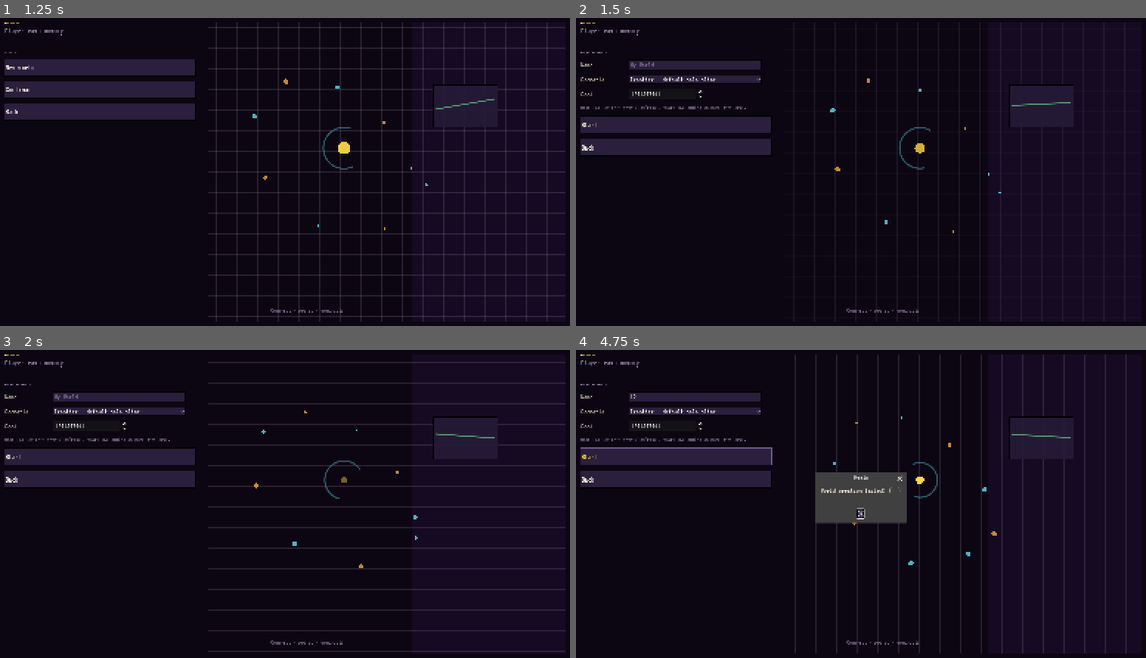
Above: before the commit, frames 1-4 (two rows, left to right).
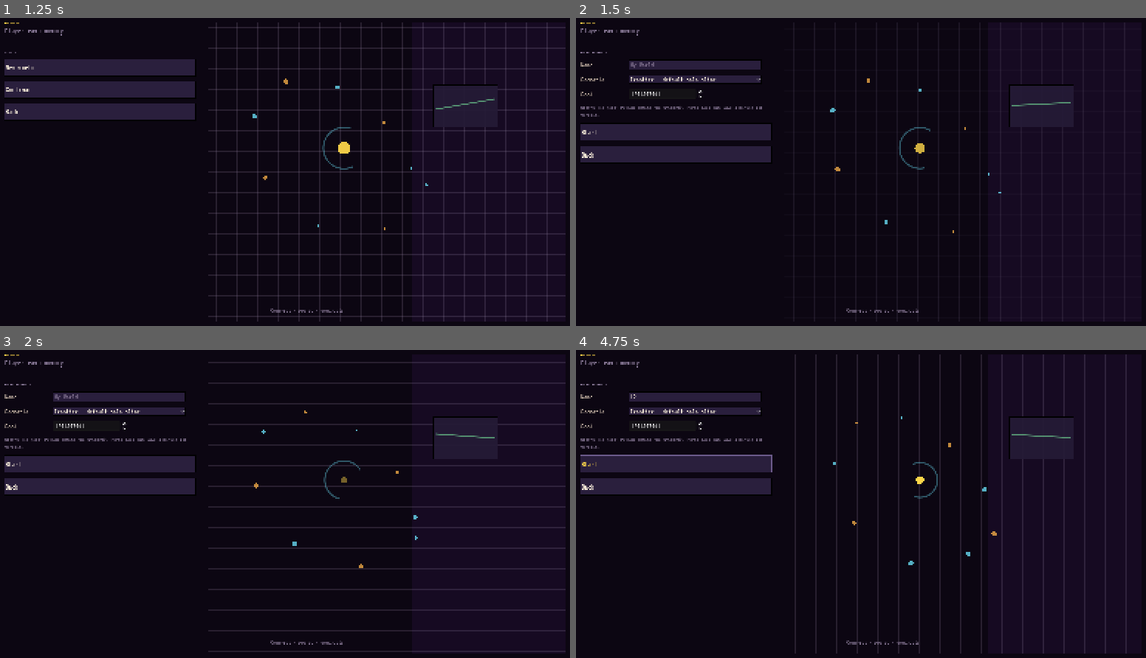
Above: after the commit, the same moments.

Repository: at6132/econ
Game: Godot game, scene res://scenes/GameHome.tscn
Same seed, same stepped clock (60 frames per second), same inputs: the game is played once before the commit and once after it.
Inputs (mouse positions are in pixels of both pictures, inside the frame that each line leads up to):
- Up to frame 1 (1.25 s): click "Solo" at 0.5 s
- Up to frame 2 (1.5 s): click "New world" at 1.25 s
- Up to frame 3 (2 s): no input
- Up to frame 4 (4.75 s): click (695, 396) at 2.02 s; type "12" at 2.1 s; click "Frontier — default solo slice" at 2.75 s; click "Frontier — default solo slice" at 3.5 s; click "Start" at 4.25 s

Frame 1 is identical in both runs. In frame 2, 3.1% of the frame differs, in the area x 0-35%, y 28-47%; in frame 3, 3.1%; in frame 4, 6.0%, in the area x 0-59%, y 28-57%.

Commit message:
feat(client): enhance connection handling and API integration
- Updated WS.gd to conditionally connect based on Transport mode.
- Added Transport autoload reference in project.godot.
- Refactored API.gd to utilize Transport for HTTP requests, simplifying the code.
- Improved GameHome.gd to ensure the local engine is ready before operations, enhancing user experience.

Co-authored-by: Cursor <cursoragent@cursor.com>

Diff:
--- a/realm_client/autoloads/API.gd
+++ b/realm_client/autoloads/API.gd
@@ -1,95 +1,27 @@
 extends Node
-## Single entry point for HTTP calls to the Realm FastAPI server.
-## Endpoints and query shapes match ``engine/realm/api/routes_*.py`` (not legacy stubs).
-
-const BASE := "http://127.0.0.1:8000"
-## Not ``const``: ``PackedStringArray([...])`` is not a constant expression in GDScript.
-var HEADERS: PackedStringArray = PackedStringArray(["Content-Type: application/json"])
-
-func _http_done(h: HTTPRequest, callback: Callable, require_ok: bool, body_text: String) -> void:
-	h.queue_free()
-	var parsed: Variant = JSON.parse_string(body_text)
-	if parsed == null:
-		parsed = {}
-	if require_ok and parsed is Dictionary and not bool(parsed.get("ok", true)):
-		push_warning("API rejected response: %s" % str(parsed))
-	callback.call(parsed if parsed is Dictionary else {})
-
+## Semantic API wrapper over ``Transport`` (solo socket or multiplayer HTTP).
+## Endpoint paths match ``engine/realm/api/routes_*.py``.
 
 func get_request(endpoint: String, callback: Callable) -> void:
-	var h := HTTPRequest.new()
-	add_child(h)
-	h.request_completed.connect(
-		func(result: int, response_code: int, _headers: PackedStringArray, body: PackedByteArray) -> void:
-			if result != HTTPRequest.RESULT_SUCCESS:
-				push_warning(
-					"Realm API GET %s — network error result=%s (need uvicorn at %s?)" % [endpoint, result, BASE]
-				)
-				callback.call({})
-				h.queue_free()
-				return
-			if response_code != 200:
-				push_warning("API GET %s → HTTP %d" % [endpoint, response_code])
-				callback.call({})
-				h.queue_free()
-				return
-			var body_text := body.get_string_from_utf8()
-			if JSON.parse_string(body_text) == null and not body_text.is_empty():
-				push_warning("API GET %s — JSON parse failed (response length %d)" % [endpoint, body_text.length()])
-			_http_done(h, callback, false, body_text)
-	)
-	var err := h.request(BASE + endpoint, HEADERS, HTTPClient.METHOD_GET)
-	if err != OK:
-		push_warning("API GET request failed to start: %d %s" % [err, endpoint])
-		h.queue_free()
-		callback.call({})
+	Transport.get_request(endpoint, callback)
 
 
 func post_request(endpoint: String, payload: Dictionary = {}, callback: Callable = Callable(), require_dict_ok: bool = true) -> void:
-	var h := HTTPRequest.new()
-	add_child(h)
-	h.request_completed.connect(
-		func(result: int, response_code: int, _headers: PackedStringArray, body: PackedByteArray) -> void:
-			var parsed: Variant = JSON.parse_string(body.get_string_from_utf8())
-			if parsed == null:
-				parsed = {}
-			if result != HTTPRequest.RESULT_SUCCESS:
-				push_warning(
-					"Realm API POST %s — network error result=%s (need uvicorn at %s?)" % [endpoint, result, BASE]
-				)
-			elif response_code < 200 or response_code >= 300:
-				push_warning("API POST %s → HTTP %d %s" % [endpoint, response_code, str(parsed)])
-			elif require_dict_ok and parsed is Dictionary and not bool(parsed.get("ok", true)):
-				push_warning("API POST %s failed: %s" % [endpoint, str(parsed)])
-			h.queue_free()
-			if callback.is_valid():
-				callback.call(parsed if parsed is Dictionary else {})
-	)
-	var body_str := "{}" if payload.is_empty() else JSON.stringify(payload)
-	var err := h.request(BASE + endpoint, HEADERS, HTTPClient.METHOD_POST, body_str)
-	if err != OK:
-		push_warning("API POST request failed to start: %d %s" % [err, endpoint])
-		h.queue_free()
-		if callback.is_valid():
-			callback.call({})
+	if not callback.is_valid():
+		Transport.post_request(endpoint, payload, Callable())
+		return
+	Transport.post_request(
+		endpoint,
+		payload,
+		func(data: Dictionary) -> void:
+			if require_dict_ok and not bool(data.get("ok", true)):
+				push_warning("API POST %s failed: %s" % [endpoint, str(data)])
+			callback.call(data)
+	)
 
 
 func delete_request(endpoint: String, callback: Callable = Callable()) -> void:
-	var h := HTTPRequest.new()
-	add_child(h)
-	h.request_completed.connect(
-		func(_result: int, response_code: int, _headers: PackedStringArray, body: PackedByteArray) -> void:
-			h.queue_free()
-			var parsed: Variant = JSON.parse_string(body.get_string_from_utf8())
-			if callback.is_valid():
-				callback.call(parsed if parsed is Dictionary else {})
-	)
-	var err := h.request(BASE + endpoint, HEADERS, HTTPClient.METHOD_DELETE)
-	if err != OK:
-		push_warning("API DELETE failed to start: %d" % err)
-		h.queue_free()
-		if callback.is_valid():
-			callback.call({})
+	Transport.delete_request(endpoint, callback)
 
 
 # ── World ───────────────────────────────────────────────────────────────────
--- /dev/null
+++ b/realm_client/autoloads/Transport.gd
@@ -0,0 +1,252 @@
+extends Node
+## Transport layer: routes engine calls through either
+##   SOLO   → local TCP socket (Godot-spawned Python child process)
+##   SERVER → HTTP to a remote FastAPI server (multiplayer)
+
+enum Mode { SOLO, SERVER }
+
+var mode: Mode = Mode.SOLO
+var _server_base: String = "http://127.0.0.1:8000"
+const SOLO_HOST := "127.0.0.1"
+const SOLO_PORT := 9000
+
+var _stream: StreamPeerTCP = null
+var _read_buf: String = ""
+var _pending: Dictionary = {}  # request_id → Callable
+var _queued: Array = []  # [method, path, body, callback]
+var _next_id: int = 1
+var _python_pid: int = -1
+var _ready_flag: bool = false
+var _connect_attempts: int = 0
+const MAX_CONNECT_ATTEMPTS := 40
+
+signal engine_ready
+signal engine_error(msg: String)
+
+
+func _ready() -> void:
+	set_process(true)
+	use_solo_mode()
+
+
+func is_engine_ready() -> bool:
+	return _ready_flag
+
+
+func use_solo_mode() -> void:
+	mode = Mode.SOLO
+	if _ready_flag:
+		return
+	_spawn_python_async()
+
+
+func use_server_mode(base_url: String) -> void:
+	_kill_python()
+	_stream = null
+	_ready_flag = false
+	mode = Mode.SERVER
+	_server_base = base_url.rstrip("/")
+
+
+func _spawn_python_async() -> void:
+	var engine_path := _find_engine_path()
+	if engine_path.is_empty():
+		push_error("Transport: cannot find realm_solo.py")
+		engine_error.emit("Engine not found")
+		return
+
+	var python := _find_python()
+	var err := OS.create_process(python, PackedStringArray([engine_path]), false)
+	if err == -1:
+		# Godot 4.2+ returns pid from create_process; older builds used err code.
+		push_error("Transport: failed to spawn Python engine")
+		engine_error.emit("Failed to spawn engine")
+		return
+	_python_pid = err if err > 0 else -1
+
+	await get_tree().create_timer(1.5).timeout
+	_connect_socket()
+
+
+func _find_engine_path() -> String:
+	var candidates: Array[String] = [
+		ProjectSettings.globalize_path("res://../engine/realm_solo.py"),
+		OS.get_executable_path().get_base_dir().path_join("../engine/realm_solo.py"),
+	]
+	for c in candidates:
+		if FileAccess.file_exists(c):
+			return c
+	return ""
+
+
+func _find_python() -> String:
+	var is_win := OS.get_name() == "Windows"
+	var candidates: Array[String] = []
+	if is_win:
+		candidates.append(ProjectSettings.globalize_path("res://../engine/.venv/Scripts/python.exe"))
+		candidates.append(ProjectSettings.globalize_path("res://../.venv/Scripts/python.exe"))
+	else:
+		candidates.append(ProjectSettings.globalize_path("res://../engine/.venv/bin/python3"))
+		candidates.append(ProjectSettings.globalize_path("res://../.venv/bin/python3"))
+	candidates.append_array(["python3", "python"])
+	for c in candidates:
+		if c.contains("/") or c.contains("\\"):
+			if FileAccess.file_exists(c):
+				return c
+		else:
+			return c
+	return "python3"
+
+
+func _connect_socket() -> void:
+	_stream = StreamPeerTCP.new()
+	var err := _stream.connect_to_host(SOLO_HOST, SOLO_PORT)
+	if err != OK:
+		_connect_attempts += 1
+		if _connect_attempts >= MAX_CONNECT_ATTEMPTS:
+			push_error("Transport: could not connect to solo engine on %s:%d" % [SOLO_HOST, SOLO_PORT])
+			engine_error.emit("Socket connect failed")
+			return
+		await get_tree().create_timer(0.25).timeout
+		_connect_socket()
+		return
+	_ready_flag = true
+	_connect_attempts = 0
+	engine_ready.emit()
+	_flush_queued()
+
+
+func _flush_queued() -> void:
+	while not _queued.is_empty():
+		var item: Array = _queued.pop_front()
+		_socket_request(str(item[0]), str(item[1]), item[2] as Dictionary, item[3] as Callable)
+
+
+func _kill_python() -> void:
+	if _python_pid > 0:
+		OS.kill(_python_pid)
+		_python_pid = -1
+
+
+func _notification(what: int) -> void:
+	if what == NOTIFICATION_WM_CLOSE_REQUEST or what == NOTIFICATION_EXIT_TREE:
+		_kill_python()
+
+
+func get_request(endpoint: String, callback: Callable) -> void:
+	if mode == Mode.SERVER:
+		_http_get(endpoint, callback)
+	else:
+		_socket_request("GET", endpoint, {}, callback)
+
+
+func post_request(endpoint: String, payload: Dictionary, callback: Callable) -> void:
+	if mode == Mode.SERVER:
+		_http_post(endpoint, payload, callback)
+	else:
+		_socket_request("POST", endpoint, payload, callback)
+
+
+func delete_request(endpoint: String, callback: Callable) -> void:
+	if mode == Mode.SERVER:
+		_http_delete(endpoint, callback)
+	else:
+		_socket_request("DELETE", endpoint, {}, callback)
+
+
+func _socket_request(method: String, path: String, body: Dictionary, callback: Callable) -> void:
+	if not _ready_flag or _stream == null:
+		_queued.append([method, path, body, callback])
+		return
+
+	var req_id := str(_next_id)
+	_next_id += 1
+	_pending[req_id] = callback
+
+	var msg := JSON.stringify({
+		"id": req_id,
+		"method": method,
+		"path": path,
+		"body": body,
+	}) + "\n"
+	_stream.put_data(msg.to_utf8_buffer())
+
+
+func _process(_delta: float) -> void:
+	if mode != Mode.SOLO or _stream == null:
+		return
+	_stream.poll()
+	if _stream.get_status() != StreamPeerTCP.STATUS_CONNECTED:
+		return
+	var available := _stream.get_available_bytes()
+	if available <= 0:
+		return
+	var raw := _stream.get_data(available)
+	if raw[0] != OK:
+		return
+	_read_buf += raw[1].get_string_from_utf8()
+	while "\n" in _read_buf:
+		var nl := _read_buf.find("\n")
+		var line := _read_buf.substr(0, nl).strip_edges()
+		_read_buf = _read_buf.substr(nl + 1)
+		if line.is_empty():
+			continue
+		var parsed: Variant = JSON.parse_string(line)
+		if not parsed is Dictionary:
+			continue
+		var resp: Dictionary = parsed
+		var rid: String = str(resp.get("id", ""))
+		if _pending.has(rid):
+			var cb: Callable = _pending[rid]
+			_pending.erase(rid)
+			cb.call(resp)
+
+
+func _http_get(endpoint: String, callback: Callable) -> void:
+	var h := HTTPRequest.new()
+	add_child(h)
+	h.request_completed.connect(
+		func(_result: int, response_code: int, _headers: PackedStringArray, body: PackedByteArray) -> void:
+			h.queue_free()
+			if response_code != 200:
+				callback.call({})
+				return
+			var parsed: Variant = JSON.parse_string(body.get_string_from_utf8())
+			callback.call(parsed if parsed is Dictionary else {})
+	)
+	h.request(_server_base + endpoint)
+
+
+func _http_post(endpoint: String, payload: Dictionary, callback: Callable) -> void:
+	var h := HTTPRequest.new()
+	add_child(h)
+	h.request_completed.connect(
+		func(_result: int, _response_code: int, _headers: PackedStringArray, body: PackedByteArray) -> void:
+			h.queue_free()
+			var parsed: Variant = JSON.parse_string(body.get_string_from_utf8())
+			callback.call(parsed if parsed is Dictionary else {})
+	)
+	var body_str := "{}" if payload.is_empty() else JSON.stringify(payload)
+	h.request(
+		_server_base + endpoint,
+		PackedStringArray(["Content-Type: application/json"]),
+		HTTPClient.METHOD_POST,
+		body_str,
+	)
+
+
+func _http_delete(endpoint: String, callback: Callable) -> void:
+	var h := HTTPRequest.new()
+	add_child(h)
+	h.request_completed.connect(
+		func(_result: int, _response_code: int, _headers: PackedStringArray, body: PackedByteArray) -> void:
+			h.queue_free()
+			var parsed: Variant = JSON.parse_string(body.get_string_from_utf8())
+			callback.call(parsed if parsed is Dictionary else {})
+	)
+	h.request(
+		_server_base + endpoint,
+		PackedStringArray(["Content-Type: application/json"]),
+		HTTPClient.METHOD_DELETE,
+		"",
+	)
--- a/realm_client/autoloads/WS.gd
+++ b/realm_client/autoloads/WS.gd
@@ -12,7 +12,11 @@
 
 
 func _ready() -> void:
-	_try_connect()
+	if Transport.mode == Transport.Mode.SERVER:
+		_try_connect()
+	else:
+		_connected = true
+		connected.emit()
 
 
 func _try_connect() -> void:
--- a/realm_client/project.godot
+++ b/realm_client/project.godot
@@ -22,6 +22,7 @@
 
 [autoload]
 
+Transport="*res://autoloads/Transport.gd"
 API="*res://autoloads/API.gd"
 WorldState="*res://autoloads/WorldState.gd"
 WS="*res://autoloads/WS.gd"
--- a/realm_client/scenes/GameHome.gd
+++ b/realm_client/scenes/GameHome.gd
@@ -208,7 +208,7 @@
 	v.add_child(row_seed)
 
 	var hint := Label.new()
-	hint.text = "Uses the dev API: POST /dev/reset. Start the engine on port 8000 first."
+	hint.text = "Spawns the local Python engine (no uvicorn). First boot can take a minute for Genesis."
 	hint.autowrap_mode = TextServer.AUTOWRAP_WORD_SMART
 	hint.add_theme_color_override("font_color", RealmColors.MUTED)
 	if RealmFonts.font_body:
@@ -246,7 +246,7 @@
 	v.add_child(b_back)
 
 	var hint2 := Label.new()
-	hint2.text = "Lists *.sqlite under the repo saves/ folder (GET /persistence/list)."
+	hint2.text = "Lists *.sqlite under the repo saves/ folder."
 	hint2.autowrap_mode = TextServer.AUTOWRAP_WORD_SMART
 	hint2.add_theme_color_override("font_color", RealmColors.MUTED)
 	if RealmFonts.font_body:
@@ -325,7 +325,17 @@
 
 func _on_continue_pressed() -> void:
 	_show_panel("continue")
+	_continue_load_list()
+
+
+func _continue_load_list() -> void:
+	await _ensure_engine_ready()
 	_refresh_save_list()
+
+
+func _ensure_engine_ready() -> void:
+	if Transport.mode == Transport.Mode.SOLO and not Transport.is_engine_ready():
+		await Transport.engine_ready
 
 
 func _refresh_save_list() -> void:
@@ -335,7 +345,7 @@
 		func(data: Dictionary) -> void:
 			if not bool(data.get("ok", false)):
 				var err := Label.new()
-				err.text = "Could not list saves (is the API running on port 8000?)."
+				err.text = "Could not list saves (is the local engine running?)."
 				err.add_theme_color_override("font_color", RealmColors.WARN)
 				_saves_vbox.add_child(err)
 				return
@@ -370,6 +380,7 @@
 
 
 func _on_pick_save(relative_path: String) -> void:
+	await _ensure_engine_ready()
 	_footer.text = ""
 
 	# Show loading screen overlay
@@ -401,6 +412,7 @@
 
 
 func _on_start_new_world() -> void:
+	await _ensure_engine_ready()
 	var scenario: String = str(_scenario_opt.get_item_metadata(_scenario_opt.selected))
 	var seed_val := int(_seed_spin.value)
 	var wname: String = _name_edit.text.strip_edges() if is_instance_valid(_name_edit) else ""
Not shown, added: engine/realm/api/socket_server.py
Not shown, added: engine/realm_solo.py
Not shown, added: engine/tests/api/test_socket_server.py
